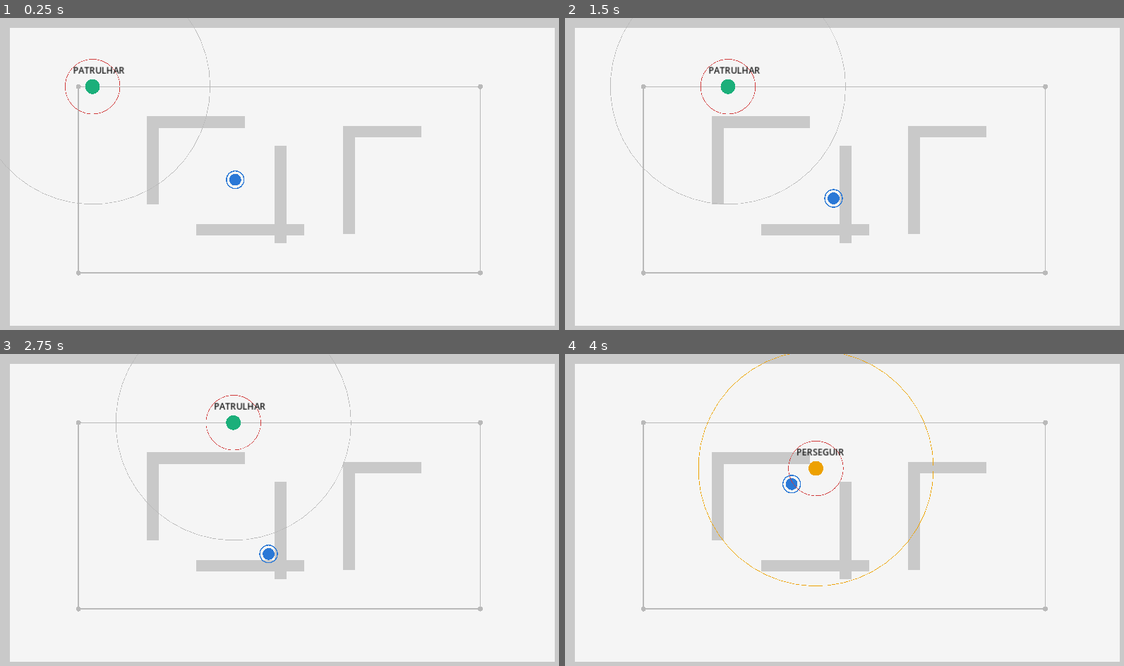
Above: before the commit, frames 1-4 (two rows, left to right).
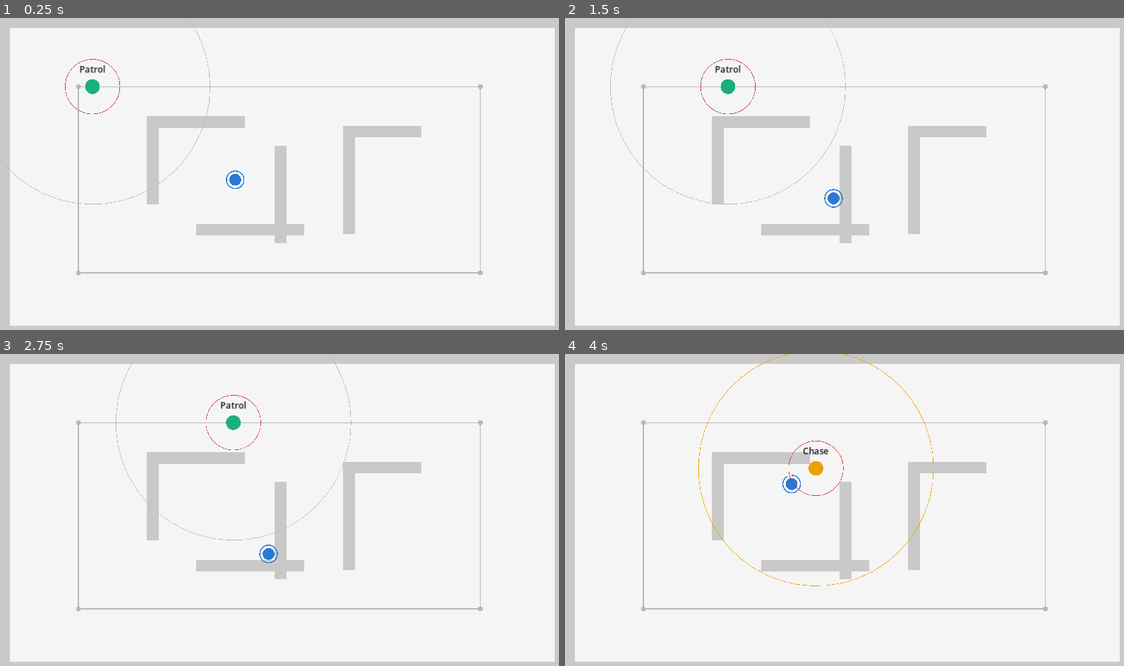
Above: after the commit, the same moments.

Repository: JioPlato/modulo2-fsm-godot
Game: Godot game, scene res://scenes/main.tscn
Same seed, same stepped clock (60 frames per second), same inputs: the game is played once before the commit and once after it. Before the commit the project starts from res://scenes/lab_a_naive.tscn.
Inputs:
- Up to frame 1 (0.25 s): no input
- Up to frame 2 (1.5 s): hold Right (ui_right) 0.53-1.28 s; hold Down (ui_down) from 1.28 s (still down)
- Up to frame 3 (2.75 s): release Down (ui_down) at 2.03 s; hold Right (ui_right) from 2.03 s (still down)
- Up to frame 4 (4 s): release Right (ui_right) at 2.78 s; hold Up (ui_up) 2.78-3.53 s; hold Left (ui_left) from 3.53 s (still down)

The runs differ from the first frame. In frame 1, 0.2% of the frame differs, in the area x 13-23%, y 15-18%; in frame 2, 0.2%; in frame 3, 0.2%; in frame 4, 0.2%, in the area x 23-67%, y 0-75%.

Commit message:
refactor(b): FSM por objetos de estado — padrao State com sinais

Diff:
--- a/project.godot
+++ b/project.godot
@@ -7,7 +7,7 @@
 
 config/name="Modulo II - Laboratorio de FSM"
 config/description="Laboratório de máquinas de estados finitas — ICAJD I"
-run/main_scene="res://scenes/lab_a_naive.tscn"
+run/main_scene="res://scenes/main.tscn"
 config/features=PackedStringArray("4.2", "GL Compatibility")
 
 [display]
--- /dev/null
+++ b/scenes/guard.tscn
@@ -0,0 +1,51 @@
+[gd_scene load_steps=10 format=3]
+
+[ext_resource type="Script" path="res://src/actors/guard.gd" id="1_guard"]
+[ext_resource type="Script" path="res://src/perception/vision_sensor.gd" id="2_sensor"]
+[ext_resource type="Script" path="res://src/fsm/state_machine.gd" id="3_machine"]
+[ext_resource type="Script" path="res://src/fsm/states/patrol_state.gd" id="4_patrol"]
+[ext_resource type="Script" path="res://src/fsm/states/chase_state.gd" id="5_chase"]
+[ext_resource type="Script" path="res://src/fsm/states/attack_state.gd" id="6_attack"]
+[ext_resource type="Script" path="res://src/fsm/states/search_state.gd" id="7_search"]
+[ext_resource type="Script" path="res://src/debug/state_label.gd" id="8_label"]
+
+[sub_resource type="CircleShape2D" id="CircleShape2D_guard"]
+radius = 15.0
+
+[node name="Guard" type="CharacterBody2D"]
+motion_mode = 1
+collision_layer = 4
+collision_mask = 1
+script = ExtResource("1_guard")
+
+[node name="CollisionShape2D" type="CollisionShape2D" parent="."]
+shape = SubResource("CircleShape2D_guard")
+
+[node name="VisionSensor" type="Node2D" parent="."]
+script = ExtResource("2_sensor")
+
+[node name="StateLabel" type="Label" parent="."]
+offset_left = -46.0
+offset_top = -48.0
+offset_right = 46.0
+offset_bottom = -28.0
+theme_override_colors/font_color = Color(0.1, 0.1, 0.1, 1)
+theme_override_font_sizes/font_size = 18
+text = "Patrol"
+horizontal_alignment = 1
+script = ExtResource("8_label")
+
+[node name="StateMachine" type="Node" parent="."]
+script = ExtResource("3_machine")
+
+[node name="Patrol" type="Node" parent="StateMachine"]
+script = ExtResource("4_patrol")
+
+[node name="Chase" type="Node" parent="StateMachine"]
+script = ExtResource("5_chase")
+
+[node name="Attack" type="Node" parent="StateMachine"]
+script = ExtResource("6_attack")
+
+[node name="Search" type="Node" parent="StateMachine"]
+script = ExtResource("7_search")
--- /dev/null
+++ b/scenes/main.tscn
@@ -0,0 +1,32 @@
+[gd_scene load_steps=5 format=3]
+
+[ext_resource type="Script" path="res://src/world/walls.gd" id="1_walls"]
+[ext_resource type="Script" path="res://src/world/patrol_route.gd" id="route"]
+[ext_resource type="PackedScene" path="res://scenes/player.tscn" id="2_player"]
+[ext_resource type="PackedScene" path="res://scenes/guard.tscn" id="3_guard"]
+
+[node name="Main" type="Node2D"]
+
+[node name="Walls" type="Node2D" parent="." groups=["walls"]]
+script = ExtResource("1_walls")
+
+[node name="PatrolPoints" type="Node2D" parent="."]
+script = ExtResource("route")
+
+[node name="P0" type="Marker2D" parent="PatrolPoints"]
+position = Vector2(160, 140)
+
+[node name="P1" type="Marker2D" parent="PatrolPoints"]
+position = Vector2(980, 140)
+
+[node name="P2" type="Marker2D" parent="PatrolPoints"]
+position = Vector2(980, 520)
+
+[node name="P3" type="Marker2D" parent="PatrolPoints"]
+position = Vector2(160, 520)
+
+[node name="Player" parent="." instance=ExtResource("2_player")]
+position = Vector2(480, 330)
+
+[node name="Guard" parent="." instance=ExtResource("3_guard")]
+position = Vector2(160, 140)
--- /dev/null
+++ b/src/debug/state_label.gd
@@ -0,0 +1,20 @@
+## Rótulo de depuração: mostra o caminho ativo sobre a cabeça do guarda.
+##
+## POR QUE LER A CADA QUADRO, E NÃO ASSINAR O SINAL?
+## `state_changed` avisa das trocas de TOPO. Numa hierarquia, passar de
+## `Combat/Chase` para `Combat/Attack` não é uma troca de topo — o rótulo
+## ficaria desatualizado. Ler `active_path()` a cada quadro custa nada e
+## mostra sempre a configuração inteira, que é o que se quer depurar.
+##
+## É também a demonstração do que a aula teórica afirma: numa máquina plana o
+## estado ativo é um rótulo; numa hierárquica, é um caminho.
+extends Label
+
+var _machine: StateMachine
+
+func _ready() -> void:
+	_machine = get_parent().get_node_or_null("StateMachine") as StateMachine
+
+func _process(_delta: float) -> void:
+	if _machine != null:
+		text = _machine.active_path()
--- /dev/null
+++ b/src/fsm/state.gd
@@ -0,0 +1,41 @@
+## Classe base de todo estado — a interface do padrão *State*.
+##
+##   enter()    uma única vez, ao ENTRAR   — preparação (efeito "à Mealy")
+##   execute()  a cada quadro              — comportamento contínuo ("à Moore")
+##   exit()     uma única vez, ao SAIR     — limpeza
+##
+## POR QUE UM SINAL, E NÃO UMA CHAMADA À MÁQUINA?
+## Um estado que chamasse `machine.change_to(...)` precisaria de referência à
+## máquina, que já referencia o estado: um ciclo. Ciclos entre `class_name`
+## complicam a análise da Godot e, pior, impedem testar um estado isolado.
+## Com o sinal, o estado apenas ANUNCIA; quem escuta decide.
+class_name State
+extends Node
+
+## Emitido quando o estado pede a troca. `to` é o nome do destino, minúsculo.
+signal transition_requested(to: StringName)
+
+## O contexto. Injetado por `setup()`, nunca buscado com `get_parent()`.
+var agent: Guard = null
+
+## Injeção de dependência. Super-estados sobrescrevem para propagar.
+func setup(context: Guard) -> void:
+	agent = context
+
+func enter() -> void:
+	pass
+
+func execute(_delta: float) -> void:
+	pass
+
+func exit() -> void:
+	pass
+
+## O caminho ativo a partir deste estado. Numa folha é o próprio nome; num
+## super-estado, `Combat/Chase`. É a "configuração ativa" da aula teórica.
+func path() -> String:
+	return name
+
+## Açúcar sintático para pedir uma transição.
+func go(to: StringName) -> void:
+	transition_requested.emit(to)
--- /dev/null
+++ b/src/fsm/state_machine.gd
@@ -0,0 +1,125 @@
+## O motor da máquina de estados.
+##
+## Compare com `Pensar_FSM_Objetos` / `Transitar` da aula teórica: é uma
+## tradução linha a linha.
+##
+## Este arquivo é GENÉRICO e ESTÁVEL: não menciona "patrulhar" nem "atacar".
+## Acrescentar um estado ao jogo não muda uma vírgula aqui — muda a árvore de
+## nós da cena. É a separação entre MECANISMO (o motor) e ESTRUTURA (os nós).
+class_name StateMachine
+extends Node
+
+## Emitido a cada troca de estado de TOPO. Quem quiser reagir assina.
+signal state_changed(from: StringName, to: StringName)
+
+## Nome do nó-filho em que a máquina começa.
+##
+## Um nome, e não uma referência a nó: `@export var x: State` só é preenchido
+## pelo editor e fica nulo num `.tscn` escrito à mão. Um nome sempre funciona,
+## e a máquina já indexa os estados por nome.
+@export var initial_state: StringName = &"patrol"
+
+## Nome do estado avaliado a TODO quadro, em paralelo ao corrente
+## (Buckland, 2005). Vazio = sem estado global.
+@export var global_state: StringName = &"global"
+
+var current: State = null
+var previous: State = null
+
+var _agent: Guard = null
+var _global: State = null
+var _states: Dictionary = {}      # StringName -> State
+var _stack: Array[State] = []
+
+func _ready() -> void:
+	_agent = get_parent() as Guard
+	assert(_agent != null, "StateMachine precisa ser filha de um Guard.")
+
+	for child in get_children():
+		if child is State:
+			_register(child as State)
+
+	_global = _lookup(global_state)
+	if _global != null:
+		_global.enter()
+
+	current = _lookup(initial_state)
+	if current == null:
+		current = _primeiro_estado()
+	if current == null:
+		push_warning("StateMachine: nenhum estado filho.")
+		return
+	current.enter()
+	state_changed.emit(&"", StringName(current.name))
+
+func _physics_process(delta: float) -> void:
+	if current == null:
+		return
+	# 1. o estado global roda ANTES e pode vetar o corrente
+	if _global != null:
+		_global.execute(delta)
+	# 2. o comportamento do estado corrente
+	current.execute(delta)
+	# 3. o agente aplica o movimento — uma única chamada, num único lugar
+	_agent.move_and_slide()
+
+# --- API ------------------------------------------------------------------
+
+func change_to(to: StringName) -> void:
+	var next := _lookup(to)
+	if next == null:
+		push_warning("StateMachine: estado desconhecido '%s'" % to)
+		return
+	if next == current:
+		return
+	var from := StringName(current.name)
+	current.exit()                           # limpeza do que sai
+	previous = current
+	current = next
+	current.enter()                          # preparação do que entra
+	state_changed.emit(from, StringName(current.name))
+
+## Empilha o corrente e entra num estado temporário. `pop_state()` retoma.
+func push_state(to: StringName) -> void:
+	var next := _lookup(to)
+	if next == null or next == current:
+		return
+	_stack.push_back(current)
+	var from := StringName(current.name)
+	previous = current
+	current = next
+	current.enter()
+	state_changed.emit(from, StringName(current.name))
+
+func pop_state() -> void:
+	if _stack.is_empty():
+		return
+	var from := StringName(current.name)
+	current.exit()
+	current = _stack.pop_back()
+	state_changed.emit(from, StringName(current.name))
+
+## O caminho ativo completo: `Patrol`, ou `Combat/Attack` numa hierarquia.
+func active_path() -> String:
+	return "—" if current == null else current.path()
+
+# --- implementação --------------------------------------------------------
+
+func _register(st: State) -> void:
+	st.setup(_agent)
+	st.transition_requested.connect(_on_transition_requested)
+	_states[StringName(st.name.to_lower())] = st
+
+func _lookup(to: StringName) -> State:
+	if to == &"":
+		return null
+	return _states.get(StringName(String(to).to_lower())) as State
+
+func _primeiro_estado() -> State:
+	for child in get_children():
+		if child is State and child != _global:
+			return child as State
+	return null
+
+func _on_transition_requested(to: StringName) -> void:
+	change_to(to)
--- /dev/null
+++ b/src/fsm/states/attack_state.gd
@@ -0,0 +1,44 @@
+## Atacar: para e golpeia em intervalos regulares.
+##
+## Observe o uso de `enter()`: o som e a mudança de cor acontecem UMA vez, no
+## instante da troca. Se estivessem em `execute()`, tocariam sessenta vezes
+## por segundo. É a diferença entre a saída "à Mealy" e a "à Moore" da teoria.
+extends State
+
+@export var damage: int = 8
+@export var interval: float = 0.8
+
+var _cooldown: float = 0.0
+
+func enter() -> void:
+	agent.set_body_color(LabPalette.ATACAR)
+	_cooldown = 0.0
+	# Aqui entraria o som de investida e a animação de saque — uma única vez.
+
+func execute(delta: float) -> void:
+	agent.stop()
+
+	# >>> DESISTÊNCIA POR TEMPO — cópia nº 2 <<<
+	# Idêntica à de chase_state.gd. Mude uma e esqueça a outra, e o guarda
+	# passa a se comportar de forma diferente conforme o sub-estado em que
+	# estava — o defeito mais difícil de reproduzir que existe.
+	if agent.sensor.time_since_seen() > agent.give_up_time:
+		go(&"search")
+		return
+
+	if agent.sensor.distance() > agent.attack_radius:
+		go(&"chase")
+		return
+
+	_cooldown -= delta
+	if _cooldown <= 0.0:
+		_cooldown = interval
+		_strike()
+
+func exit() -> void:
+	_cooldown = 0.0            # limpeza simétrica ao enter()
+
+func _strike() -> void:
+	var alvo := agent.sensor.target
+	if alvo != null and alvo.has_method(&"take_damage"):
+		alvo.call(&"take_damage", damage)
--- /dev/null
+++ b/src/fsm/states/chase_state.gd
@@ -0,0 +1,22 @@
+## Perseguir: vai em linha reta até a última posição conhecida do alvo.
+##
+## Em linha reta — e por isso ele trava em quinas. Isso não é um defeito do
+## laboratório: é exatamente a lacuna que o Módulo III preenche, com
+## *steering behaviours* e busca de caminho.
+extends State
+
+func enter() -> void:
+	agent.set_body_color(LabPalette.PERSEGUIR)
+
+func execute(_delta: float) -> void:
+	# >>> DESISTÊNCIA POR TEMPO — cópia nº 1 <<<
+	# A mesma regra está escrita, palavra por palavra, em attack_state.gd.
+	# Guarde este incômodo: a etapa C existe para eliminá-lo.
+	if agent.sensor.time_since_seen() > agent.give_up_time:
+		go(&"search")
+		return
+
+	if agent.sensor.distance() <= agent.attack_radius:
+		go(&"attack")
+		return
+	agent.move_towards(agent.sensor.target_position())
--- /dev/null
+++ b/src/fsm/states/flee_state.gd
@@ -0,0 +1,22 @@
+## Fugir: afasta-se do jogador enquanto a vida estiver baixa.
+##
+## Nunca é pedido por outro estado: quem o dispara é o ESTADO GLOBAL, que
+## roda a todo quadro em paralelo ao corrente. É assim que se escreve, num
+## único lugar, uma regra válida em qualquer situação — em vez de repetir o
+## mesmo teste em cada um dos estados, como a etapa A obrigava.
+extends State
+
+@export var recover_rate: float = 6.0
+
+func enter() -> void:
+	agent.set_body_color(LabPalette.FUGIR)
+
+func execute(delta: float) -> void:
+	var fuga := agent.global_position - agent.sensor.target_position()
+	if fuga.length() < 1.0:
+		fuga = Vector2.RIGHT
+	agent.move_towards(agent.global_position + fuga.normalized() * 200.0)
+
+	agent.health = mini(agent.max_health, agent.health + int(recover_rate * delta))
+	if agent.health >= agent.max_health / 2:
+		go(&"patrol")
--- /dev/null
+++ b/src/fsm/states/global_state.gd
@@ -0,0 +1,15 @@
+## O ESTADO GLOBAL, no sentido de Buckland (2005).
+##
+## Executa a TODO quadro, em paralelo ao estado corrente, e concentra as
+## regras que valem em qualquer situação. Sem ele, a regra "fugir com vida
+## baixa" teria de ser repetida dentro de Patrol, Chase, Attack e Search —
+## quatro edições, e mais uma a cada estado novo. Esta é a explosão de
+## transições Θ(n²) da teoria, resolvida em um arquivo.
+extends State
+
+@export var flee_threshold: float = 0.3
+
+func execute(_delta: float) -> void:
+	var limiar := int(agent.max_health * flee_threshold)
+	if agent.health <= limiar and agent.health > 0:
+		go(&"flee")
--- /dev/null
+++ b/src/fsm/states/patrol_state.gd
@@ -0,0 +1,26 @@
+## Patrulhar: percorre a rota de Marker2D, em ciclo.
+##
+## O índice do ponto corrente vive DENTRO do estado. Ele não polui o guarda,
+## e é justamente esse encapsulamento que torna o estado uma unidade
+## isolável — e, portanto, testável.
+extends State
+
+var _index: int = 0
+
+func enter() -> void:
+	agent.set_body_color(LabPalette.PATRULHAR)
+
+func execute(_delta: float) -> void:
+	if agent.sensor.can_see():
+		go(&"chase")            # na etapa C este destino vira &"combat"
+		return
+
+	if agent.patrol_points.is_empty():
+		agent.stop()
+		return
+
+	var destino := agent.patrol_points[_index]
+	if agent.global_position.distance_to(destino) < 12.0:
+		_index = (_index + 1) % agent.patrol_points.size()
+		destino = agent.patrol_points[_index]
+	agent.move_towards(destino)
--- /dev/null
+++ b/src/fsm/states/search_state.gd
@@ -0,0 +1,30 @@
+## Procurar: investiga a última posição em que o jogador foi visto.
+##
+## Este estado só é possível porque o agente TEM MEMÓRIA. Um agente reativo
+## não sabe onde o jogador estava — ele só sabe o que percebe agora, e agora
+## não percebe nada. "Ir ao último lugar visto" é o exemplo mais econômico do
+## que o estado interno compra em termos de comportamento crível.
+extends State
+
+@export var patience: float = 4.0
+
+var _target: Vector2 = Vector2.ZERO
+var _elapsed: float = 0.0
+
+func enter() -> void:
+	agent.set_body_color(LabPalette.PROCURAR)
+	_target = agent.sensor.last_seen_position()
+	_elapsed = 0.0
+
+func execute(delta: float) -> void:
+	if agent.sensor.can_see():
+		go(&"chase")            # na etapa C este destino vira &"combat"
+		return
+
+	_elapsed += delta
+	var chegou := agent.global_position.distance_to(_target) < 14.0
+	if chegou or _elapsed > patience:
+		go(&"patrol")
+		return
+
+	agent.move_towards(_target)
